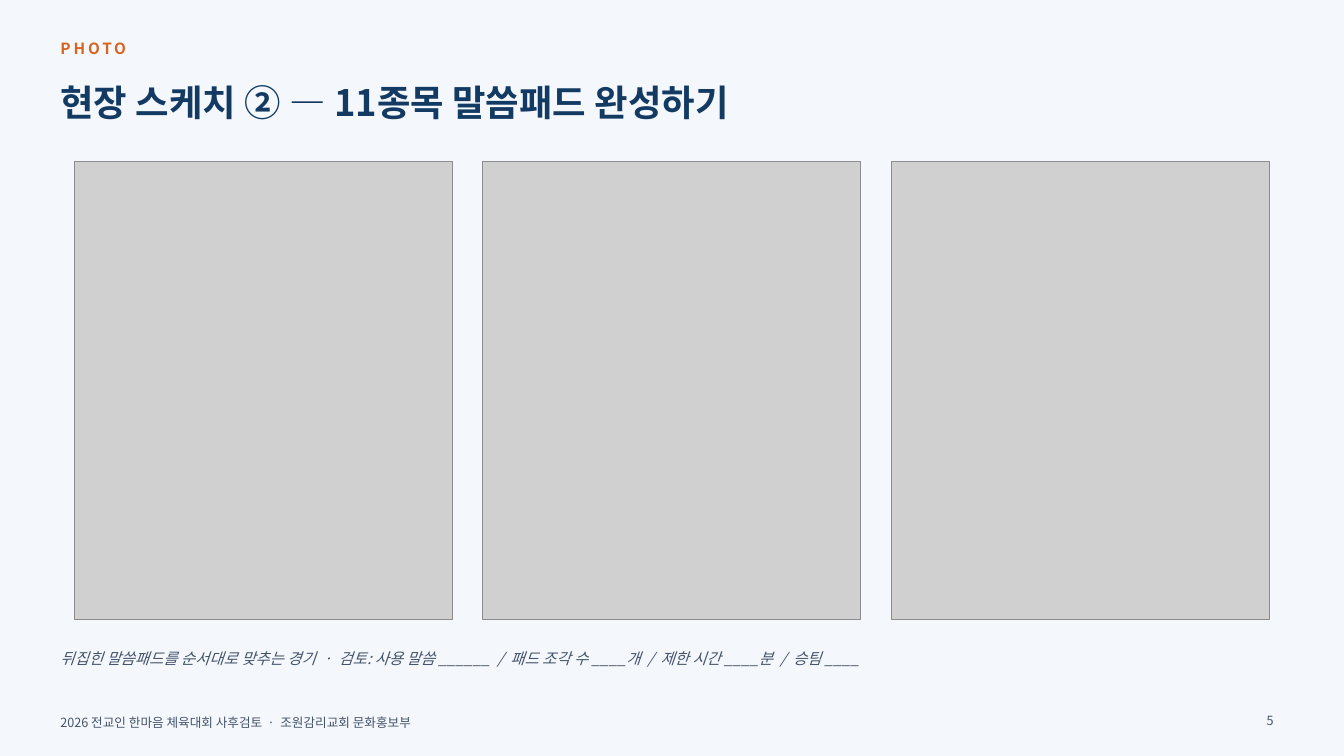
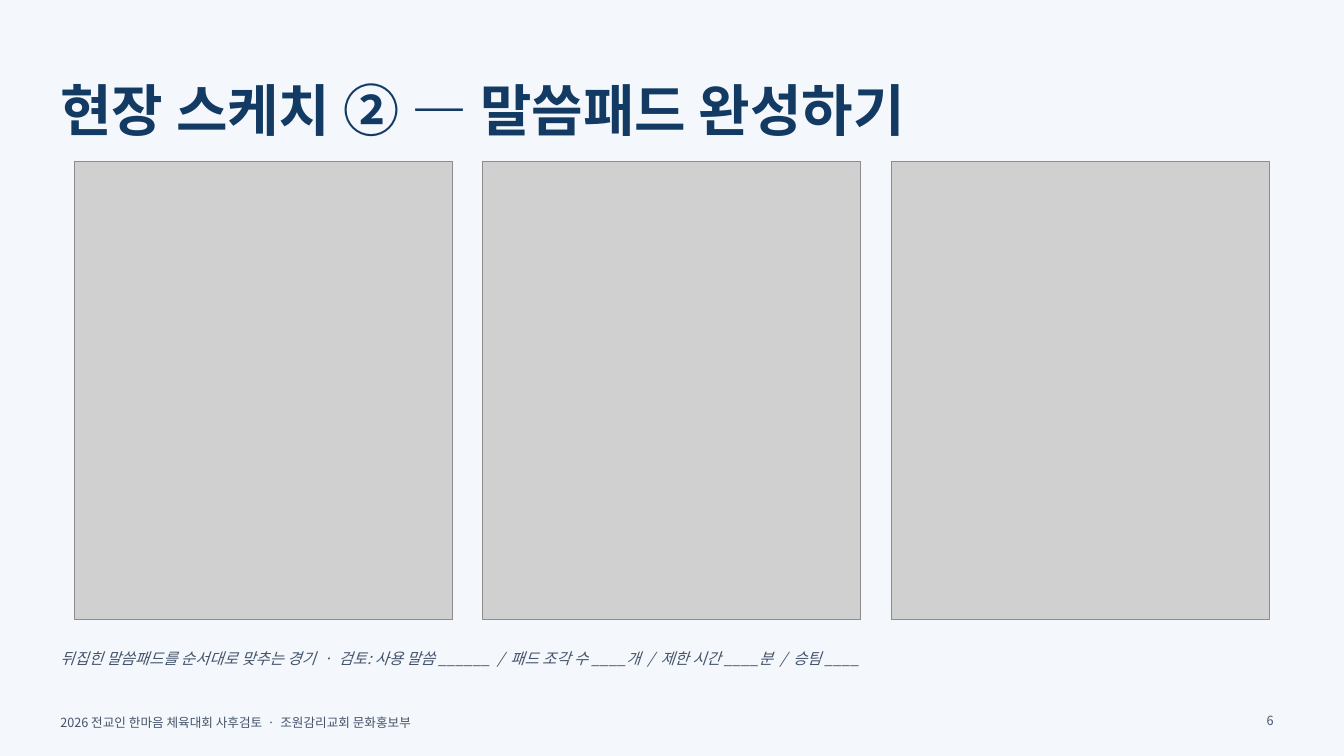
Before and after one commit to sungo-bae/miniature-octo-spoon, a slide deck: slide 6 of 2026_한마음체육대회_사후검토_1017.pptx (slide 5 before the commit). Drawn at 1344x756 pixels with LibreOffice and Linux fonts; fonts in the diff are those of the drawing; grey boxes stand for pictures; background and template pictures are left out. Boxes give left, top, right and bottom in pixels: in the first picture for what was removed or moved away, otherwise in the second. Text is boxed around its words. In the diff, an @@ line names an element or a change of style, - is before the commit and + after.

```diff
--- a/2026_한마음체육대회_사후검토_1017.pptx
+++ b/2026_한마음체육대회_사후검토_1017.pptx
@@ text removed at <box>60,42,126,54</box> @@
-PHOTO
@@ title at <box>60,83,905,136</box>: text changed; size 26 to 40 pt @@
-현장 스케치 ② — 11종목 말씀패드 완성하기
+현장 스케치 ② — 말씀패드 완성하기
@@ page number at <box>1267,715,1274,725</box>: text changed @@
-5
+6
```
Also in this commit, not shown: 13 other slides changed, 1 slide added.
